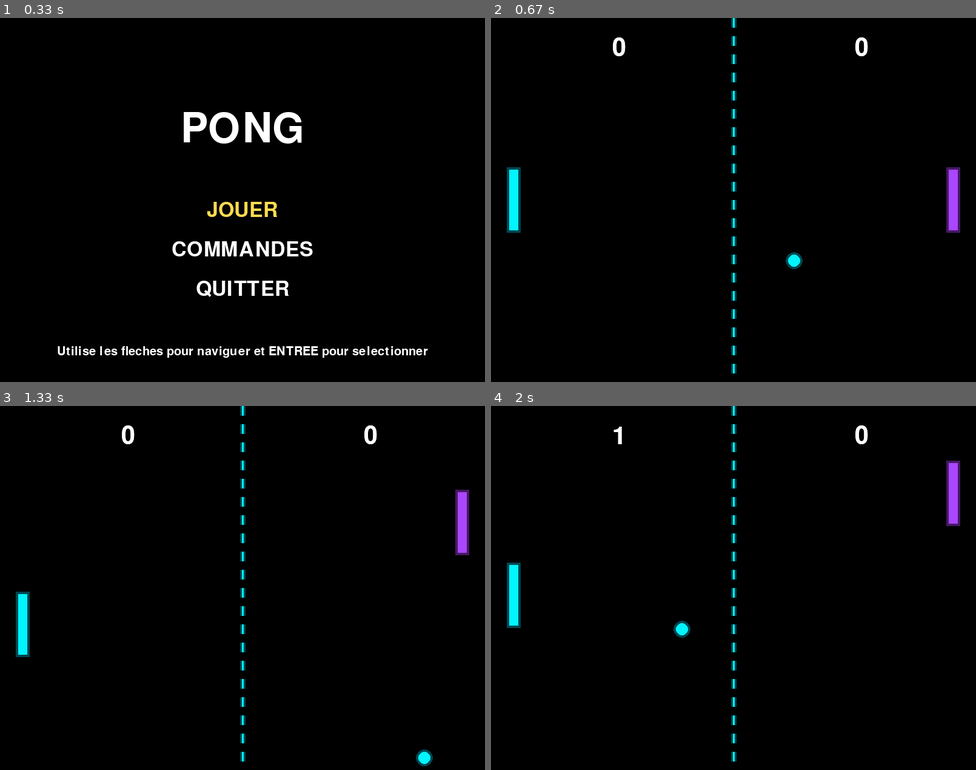
Above: before the commit, frames 1-4 (two rows, left to right).
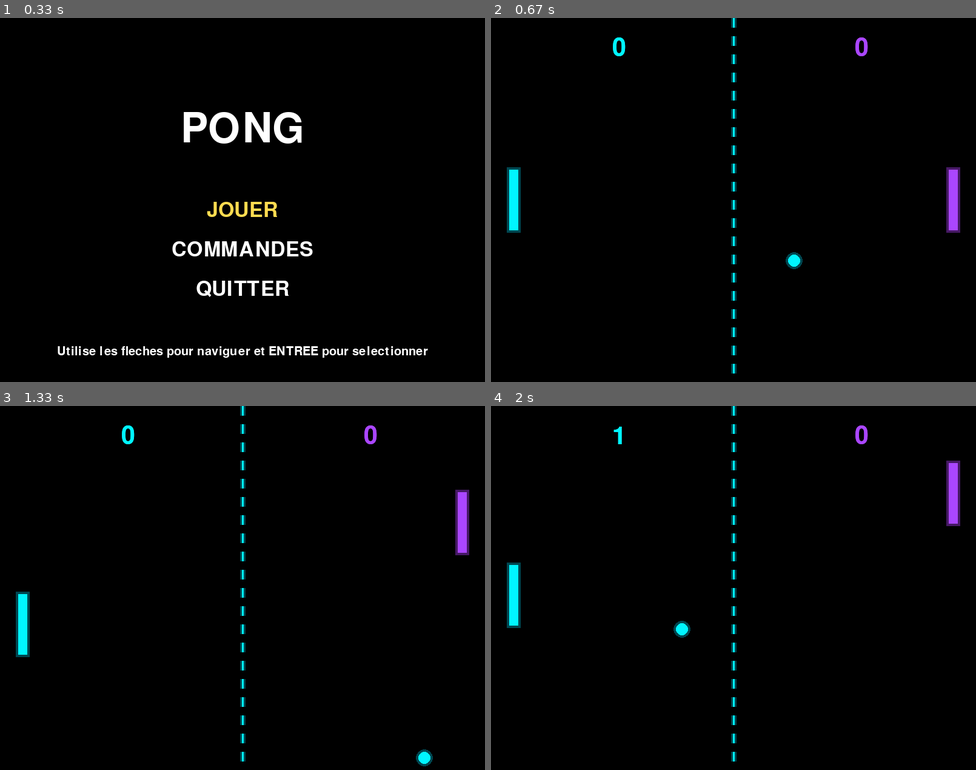
Above: after the commit, the same moments.

Repository: takamw12-cell/Pygames
Game: pygame game, started from Pong Game/main.py
Same seed, same stepped clock (60 frames per second), same inputs: the game is played once before the commit and once after it.
Inputs:
- Up to frame 1 (0.33 s): no input
- Up to frame 2 (0.67 s): tap Enter at 0.33 s
- Up to frame 3 (1.33 s): hold Up 0.67-1.13 s; hold Down from 1.17 s (still down); hold S from 1.17 s (still down)
- Up to frame 4 (2 s): release Down at 1.47 s; release S at 1.47 s; hold Up 1.5-1.87 s; hold W 1.5-1.87 s; hold Down from 1.9 s (still down); hold S from 1.9 s (still down)

Frame 1 is identical in both runs. In frame 2, 0.2% of the frame differs, in the area x 25-78%, y 5-11%; in frame 3, 0.2%; in frame 4, 0.1%.

Commit message:
improve score colors and fix audio path

Diff:
--- a/Pong Game/main.py
+++ b/Pong Game/main.py
@@ -6,8 +6,8 @@
 pygame.init()
 
 pygame.mixer.init()
-bounce_sound = pygame.mixer.Sound("sounds/bounce.wav")
-win_sound = pygame.mixer.Sound("sounds/bounce.wav")
+bounce_sound = pygame.mixer.Sound("Pong Game/sounds/bounce.wav")
+win_sound = pygame.mixer.Sound("Pong Game/sounds/bounce.wav")
 win_sound.set_volume(0.7)
 bounce_sound.set_volume(0.5)
 
@@ -290,8 +290,8 @@
             pygame.draw.rect(screen, CYAN, left_paddle)
             pygame.draw.rect(screen, PURPLE, right_paddle)
 
-            left_text = font.render(str(score_left), True, WHITE)
-            right_text = font.render(str(score_right), True, WHITE)
+            left_text = font.render(str(score_left), True, CYAN)
+            right_text = font.render(str(score_right), True, PURPLE)
 
             screen.blit(left_text, (WIDTH // 4, 30))
             screen.blit(right_text, (3 * WIDTH // 4, 30))
@@ -301,7 +301,7 @@
                     message = "JOUEUR GAUCHE GAGNE!"
                 else:
                     message = "JOUEUR DROIT GAGNE!"
-                winner_text = menu_small_font.render(message, True, WHITE)
+                winner_text = menu_small_font.render(message, True, PURPLE)
                 screen.blit(
                     winner_text,
                     (WIDTH // 2 - winner_text.get_width() // 2, HEIGHT // 2),
@@ -323,8 +323,8 @@
             pygame.draw.rect(screen, PURPLE, right_paddle)
 
             # Afficher les scores
-            left_text = font.render(str(score_left), True, WHITE)
-            right_text = font.render(str(score_right), True, WHITE)
+            left_text = font.render(str(score_left), True, CYAN)
+            right_text = font.render(str(score_right), True, PURPLE)
 
             screen.blit(left_text, (WIDTH // 4, 30))
             screen.blit(right_text, (3 * WIDTH // 4, 30))
@@ -335,9 +335,9 @@
 
             if game_over:
                 if score_left >= 10:
-                    winner_text = font.render("JOUEUR GAUCHE GAGNE!", True, WHITE)
+                    winner_text = font.render("JOUEUR GAUCHE GAGNE!", True, CYAN)
                 else:
-                    winner_text = font.render("JOUEUR DROIT GAGNE!", True, WHITE)
+                    winner_text = font.render("JOUEUR DROIT GAGNE!", True, PURPLE)
                     screen.blit(
                         winner_text,
                         (WIDTH // 2 - winner_text.get_width() // 2, HEIGHT // 2),
